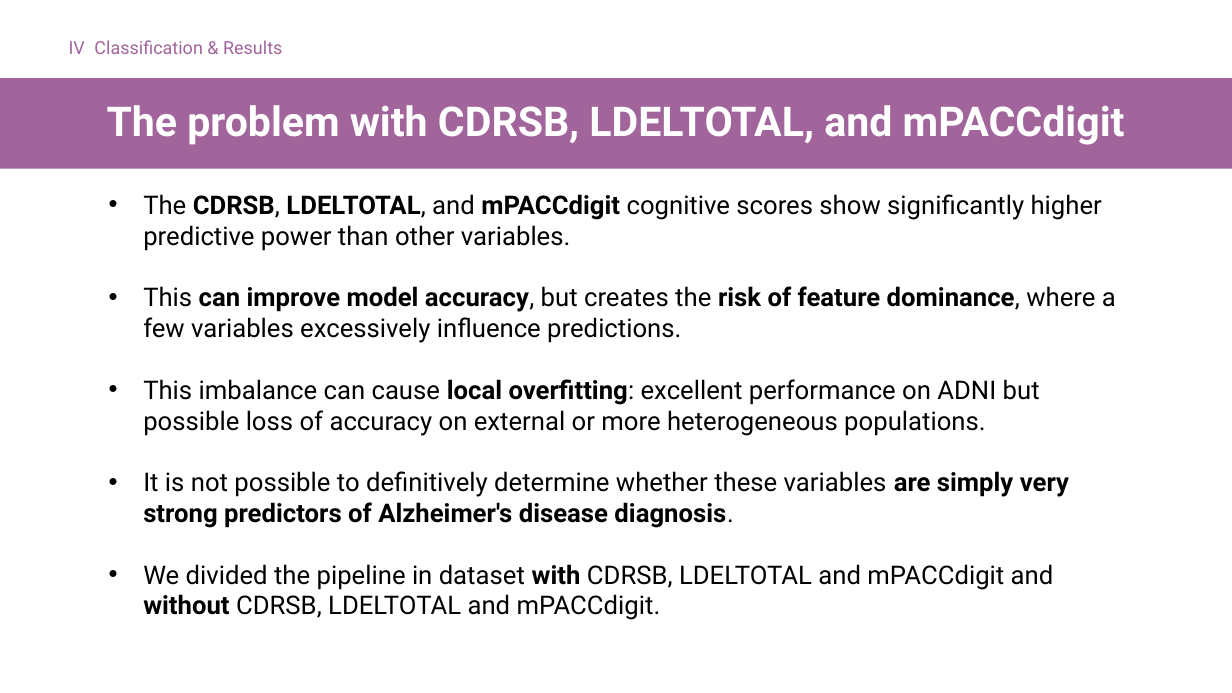
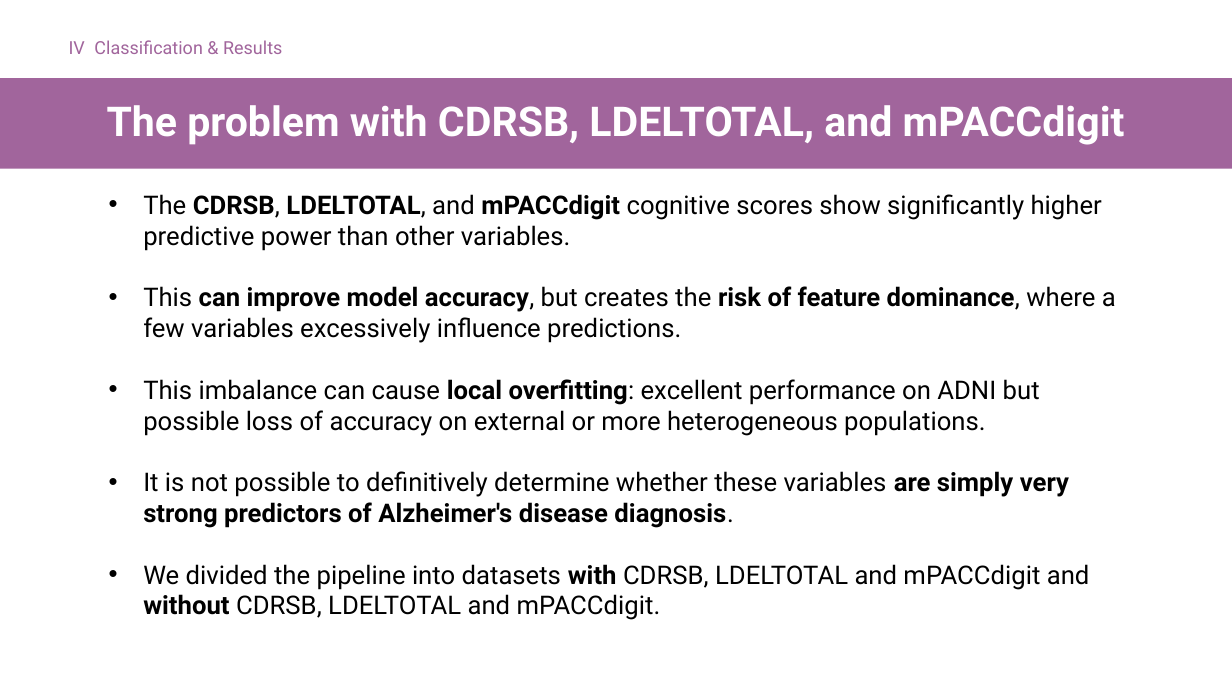
Before and after one commit to Tenshin000/CogniPredictAD, a slide deck: slide 21 of Presentation.pptx. Drawn at 1232x693 pixels with LibreOffice and Linux fonts; fonts in the diff are those of the drawing. Boxes give left, top, right and bottom in pixels: in the first picture for what was removed or moved away, otherwise in the second. Text is boxed around its words. In the diff, an @@ line names an element or a change of style, - is before the commit and + after.

```diff
--- a/Presentation.pptx
+++ b/Presentation.pptx
@@ text at [143, 564, 1090, 620]: text changed @@
-• We divided the pipeline in dataset with CDRSB, LDELTOTAL and mPACCdigit and without CDRSB, LDELTOTAL and mPACCdigit.
+• We divided the pipeline into datasets with CDRSB, LDELTOTAL and mPACCdigit and without CDRSB, LDELTOTAL and mPACCdigit.
```
Also in this commit, not shown: 16 other slides changed, 8 other files.
